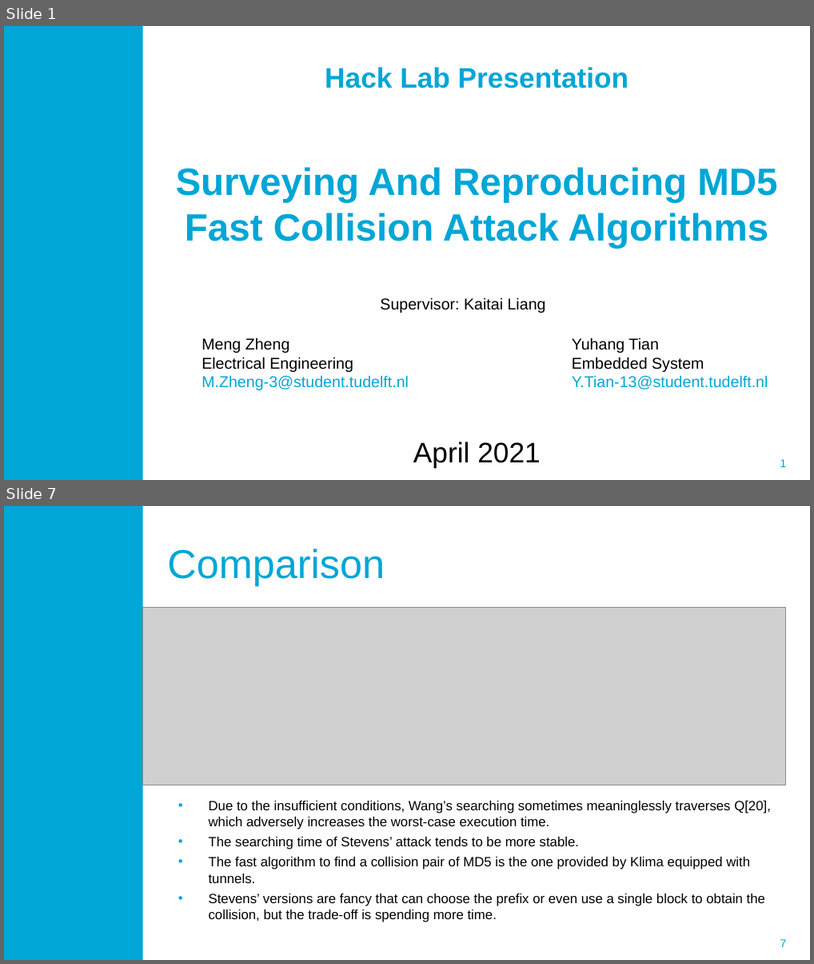
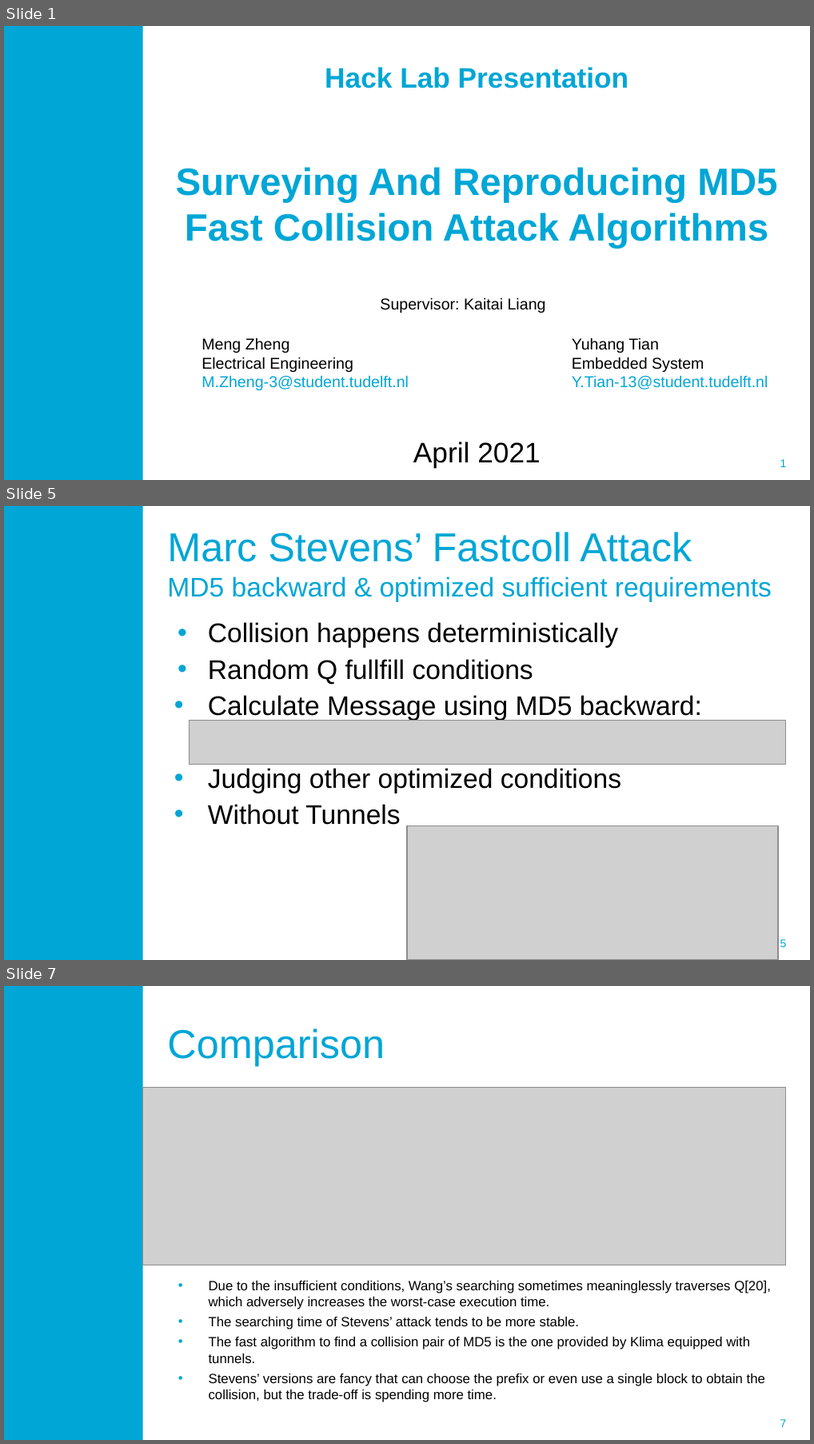
Before and after one commit to Timo9Madrid7/MD5-Collision, a slide deck: posts/Surveying And Reproducing MD5 Fast Collision Attack Algorithms.pptx. Shown one above the other, each under a label of ours: slides 1 and 7 before the commit, slides 1, 5 and 7 after it; the slides between them are not shown. The pictures are 814x964 and 814x1444 pixels, drawn with LibreOffice and Linux fonts; fonts in the diff are those of the drawing; grey boxes stand for pictures; background and template pictures are left out. Boxes give left, top, right and bottom in pixels: in the first picture for what was removed or moved away, otherwise in the second. Text is boxed around its words. In the diff, an @@ line names an element or a change of style, - is before the commit and + after.

```diff
--- a/posts/Surveying And Reproducing MD5 Fast Collision Attack Algorithms.pptx
+++ b/posts/Surveying And Reproducing MD5 Fast Collision Attack Algorithms.pptx
@@ slide 5 added at (4,506,810,960), background #FFFFFF; not listed: 2 template elements that a slide beside it also shows @@
@@ title added at (167,532,772,602), 24 pt, text #00A6D6 @@
+Marc Stevens’ Fastcoll Attack
+MD5 backward & optimized sufficient requirements
@@ text added at (208,622,702,824), 24 pt, text #000000 @@
+• Collision happens deterministically
+• Random Q fullfill conditions
+• Calculate Message using MD5 backward:
+• Judging other optimized conditions
+• Without Tunnels
@@ picture added at (190,720,786,764) @@
@@ picture added at (407,825,778,959) @@
```
Also in this commit, not shown: 1 slide changed, 1 slide removed, 2 other files.
